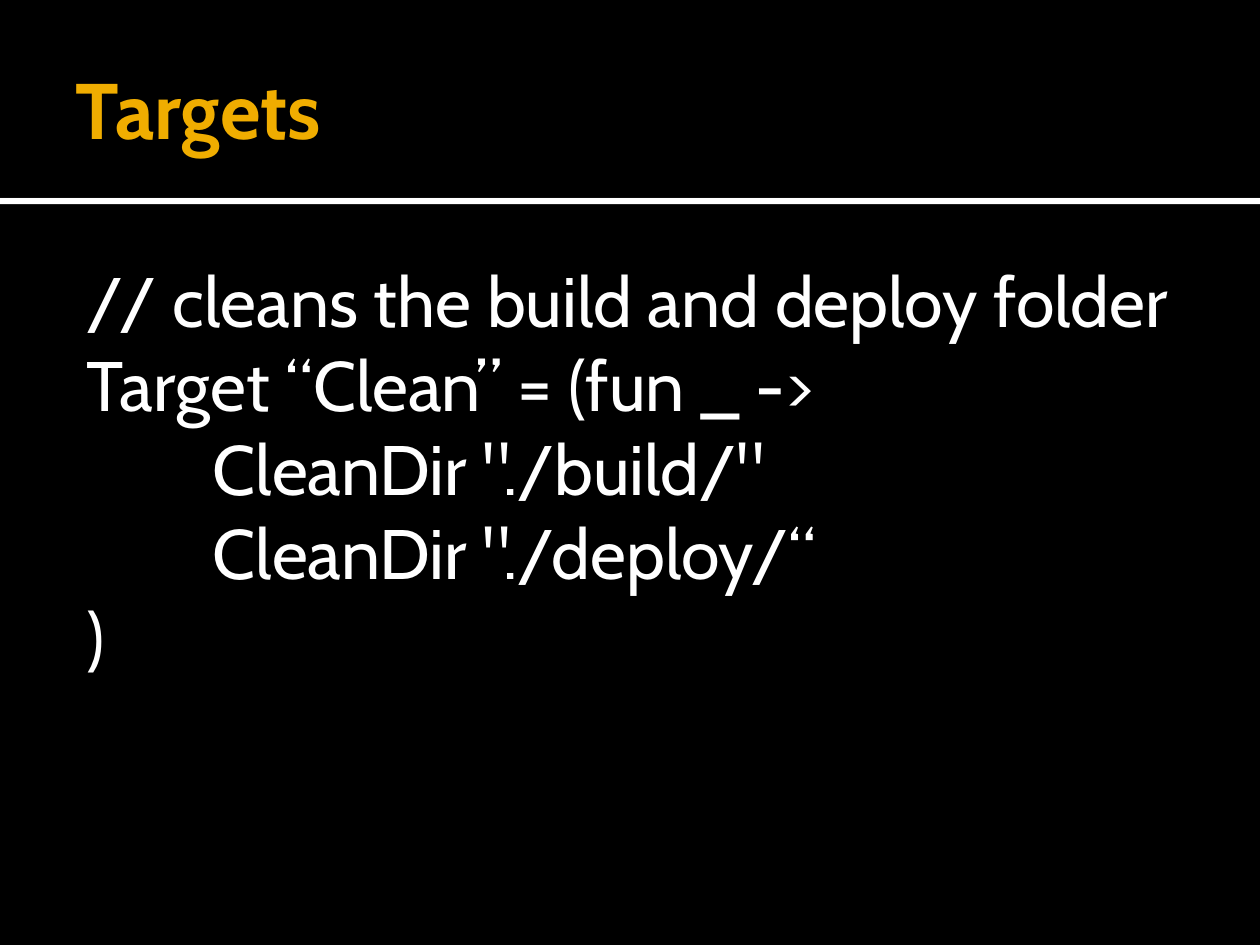
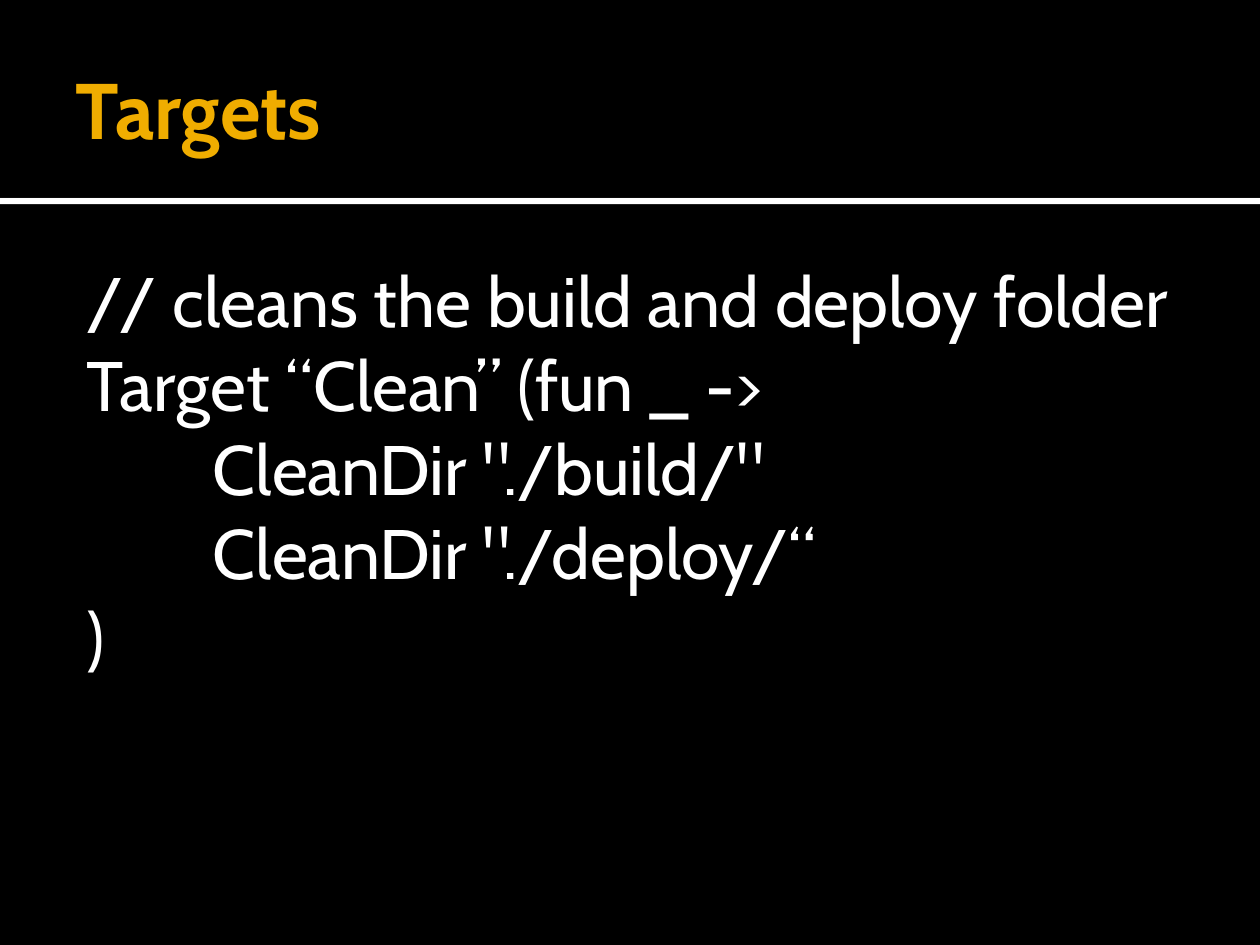
Before and after one commit to forki/TechEdTalk, a slide deck: slide 5 of Meeting.pptx. Drawn at 1260x945 pixels with LibreOffice and Linux fonts; fonts in the diff are those of the drawing. Boxes give left, top, right and bottom in pixels: in the first picture for what was removed or moved away, otherwise in the second. Text is boxed around its words. In the diff, an @@ line names an element or a change of style, - is before the commit and + after.

```diff
--- a/Meeting.pptx
+++ b/Meeting.pptx
@@ text at (87, 358, 634, 427): text changed @@
-Target “Clean” = (fun _ ->
+Target “Clean” (fun _ ->
```
Also in this commit, not shown: 8 other slides changed, 6 slides added.
